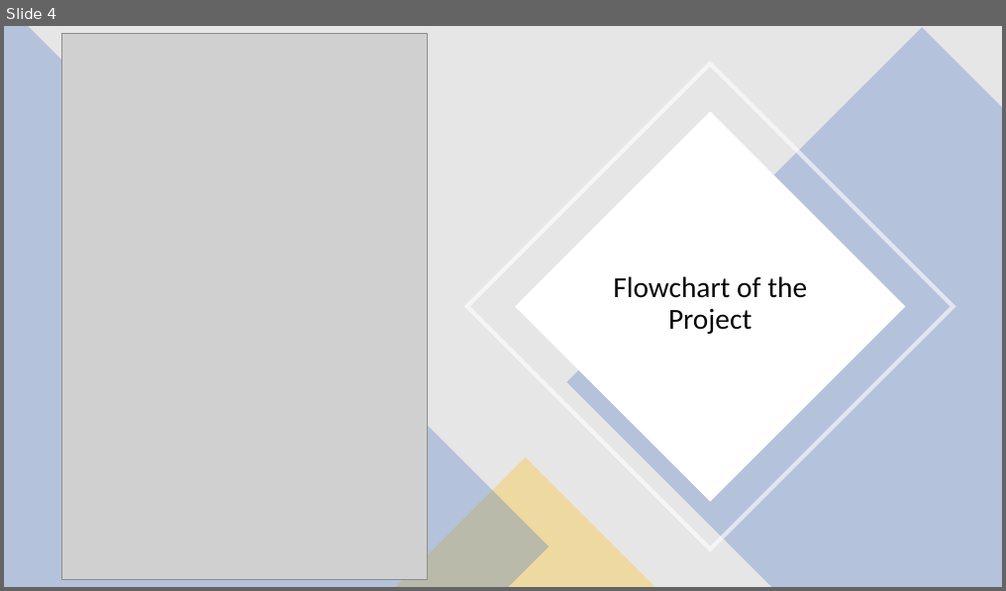
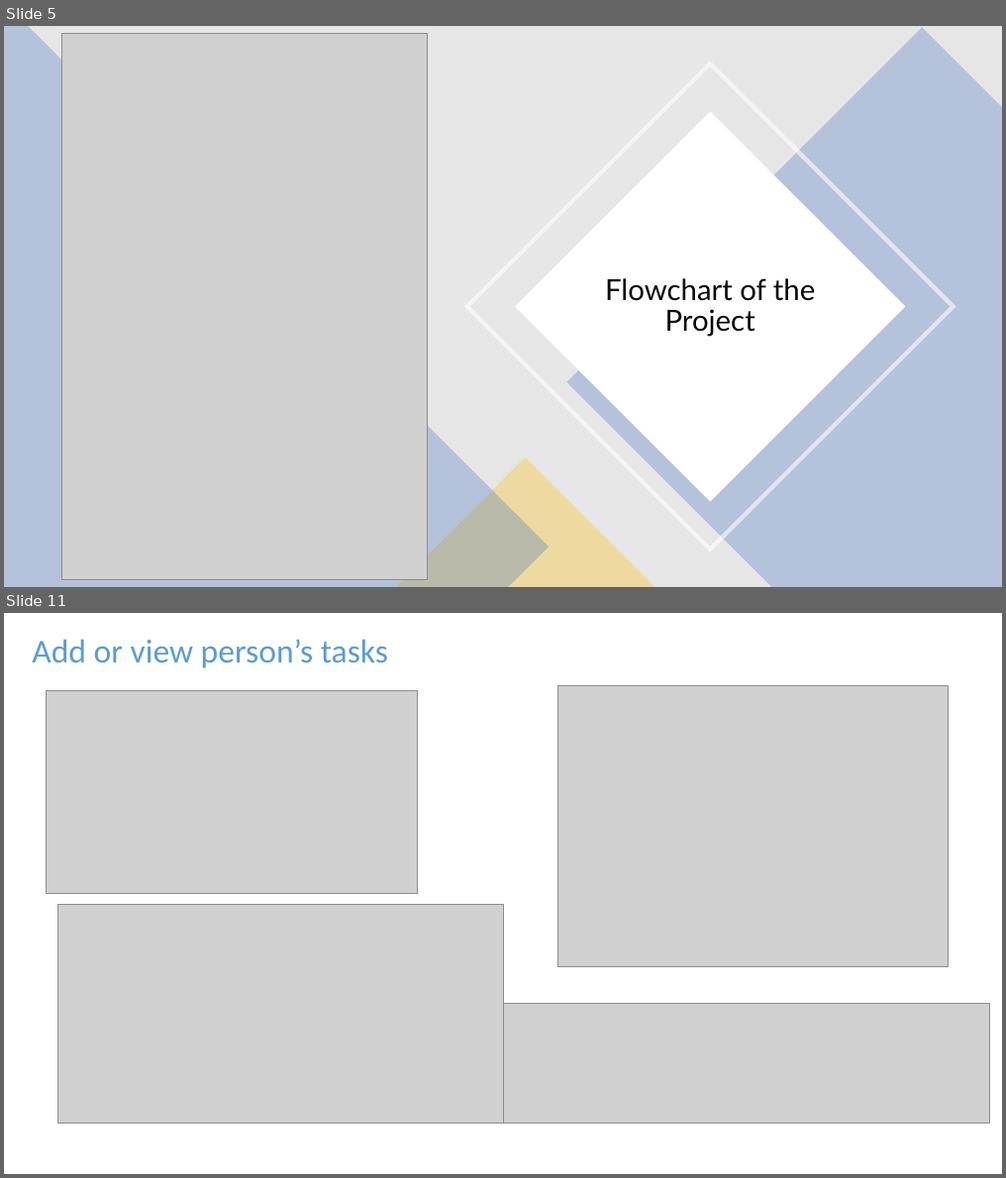
Before and after one commit to MaxLiorCo/Tasks_Back_End, a slide deck: Project Presentation Slides.pptx. Shown one above the other, each under a label of ours: slide 4 before the commit, slides 5 and 11 after it; the slides between them are not shown. The pictures are 1006x591 and 1006x1178 pixels, drawn with LibreOffice and Linux fonts; fonts in the diff are those of the drawing; grey boxes stand for pictures. Boxes give left, top, right and bottom in pixels: in the first picture for what was removed or moved away, otherwise in the second. Text is boxed around its words. In the diff, an @@ line names an element or a change of style, - is before the commit and + after.

```diff
--- a/Project Presentation Slides.pptx
+++ b/Project Presentation Slides.pptx
@@ slide 11 added at (x1=4, y1=613, x2=1002, y2=1174), background #FFFFFF @@
@@ text added at (x1=32, y1=639, x2=388, y2=668), 32 pt, text gradient #1F4E79 to #5B9BD5 to #9DC3E6 @@
+Add or view person’s tasks
@@ picture added at (x1=47, y1=691, x2=417, y2=894) @@
@@ picture added at (x1=558, y1=685, x2=948, y2=967) @@
@@ picture added at (x1=57, y1=905, x2=503, y2=1124) @@
@@ picture added at (x1=503, y1=1003, x2=990, y2=1124) @@
@@ what was slide 4 is now slide 5 @@
@@ slide 5 changed as well @@
@@ text "Flowchart of the Project" at (x1=605, y1=278, x2=815, y2=337): font Calibri to Lato @@
```
Also in this commit, not shown: 3 other slides changed, 13 other slides added, 4 other files.
